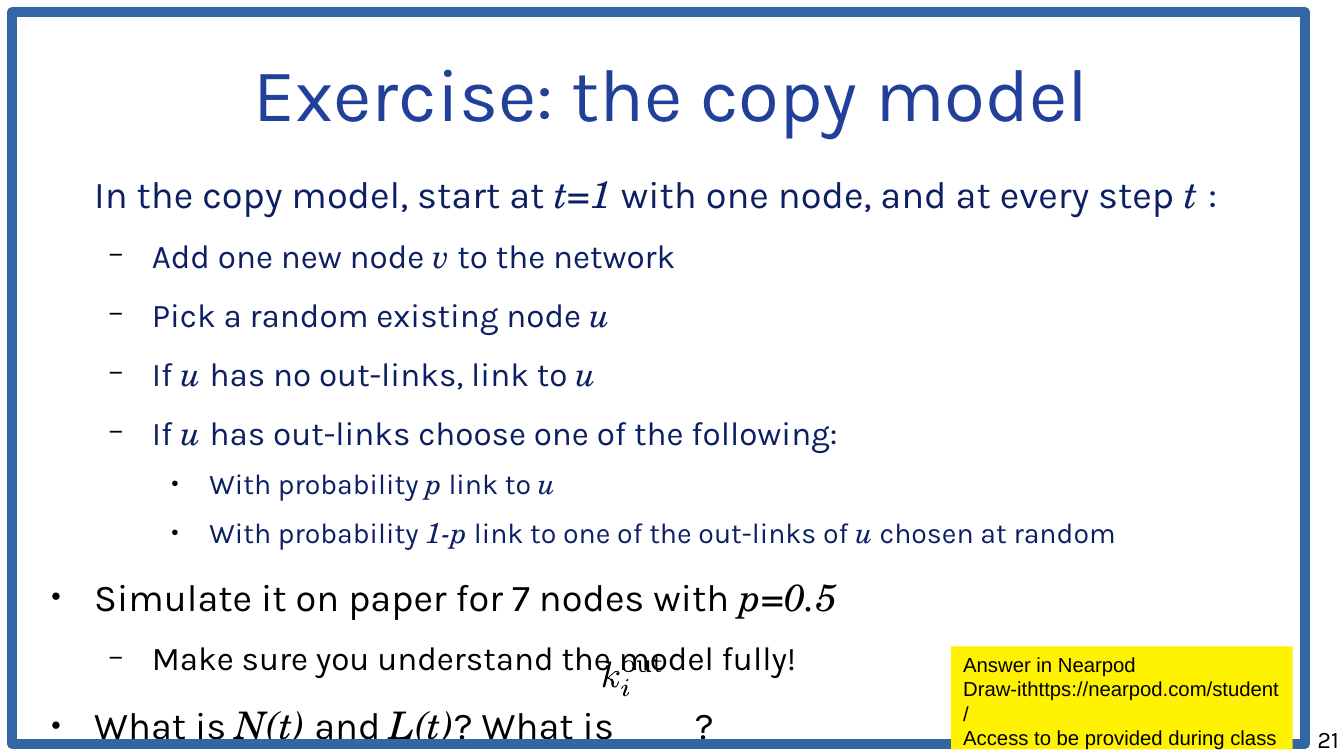
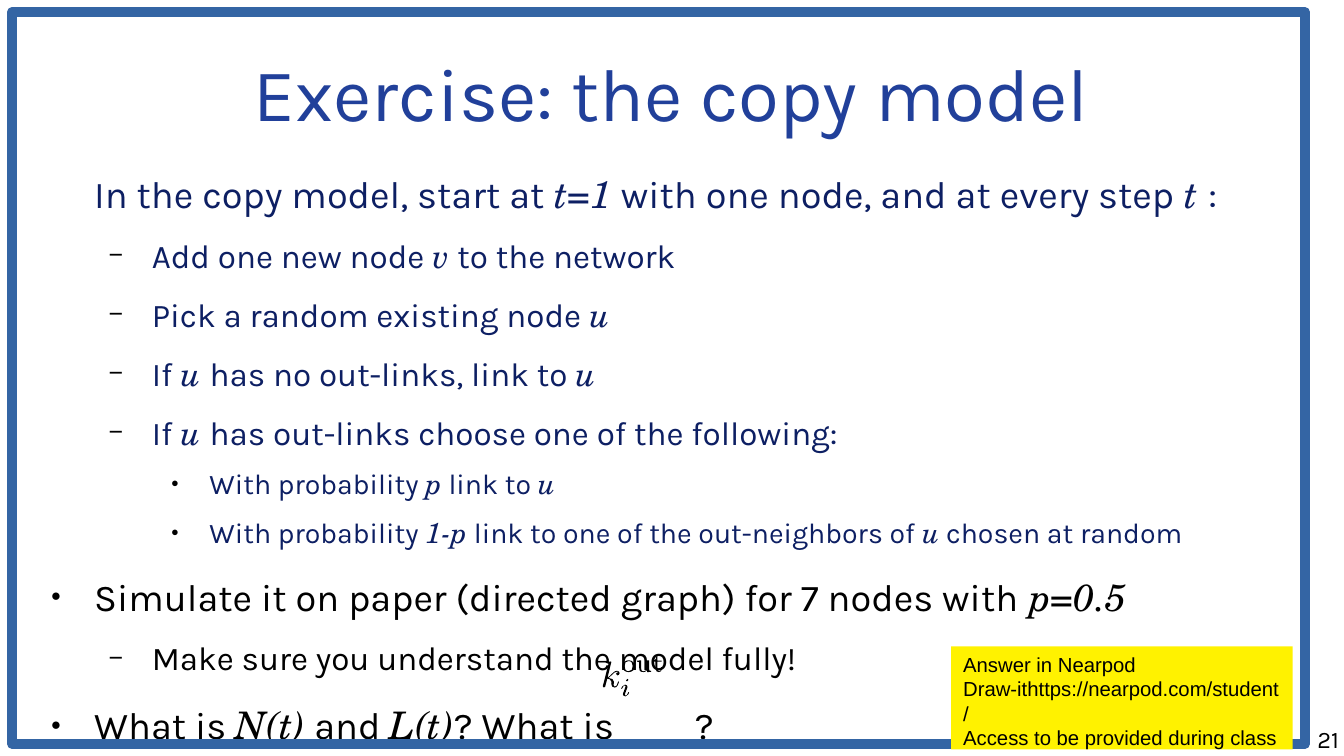
Before and after one commit to chatox/networks-science-course, a slide deck: slide 21 of theory/odp/tt12_degree_preferential_attachment.odp. Drawn at 1344x756 pixels with LibreOffice and Linux fonts; fonts in the diff are those of the drawing. Boxes give left, top, right and bottom in pixels: in the first picture for what was removed or moved away, otherwise in the second. Text is boxed around its words. In the diff, an @@ line names an element or a change of style, - is before the commit and + after.

```diff
--- a/theory/odp/tt12_degree_preferential_attachment.odp
+++ b/theory/odp/tt12_degree_preferential_attachment.odp
@@ text at bbox=[94, 523, 1182, 620]: text changed @@
-    ● With probability 1-p link to one of the out-links of u chosen at random
-● Simulate it on paper for 7 nodes with p=0.5
+    ● With probability 1-p link to one of the out-neighbors of u chosen at random
+● Simulate it on paper (directed graph) for 7 nodes with p=0.5
```
Also in this commit, not shown: 11 other slides changed, 1 other file.
